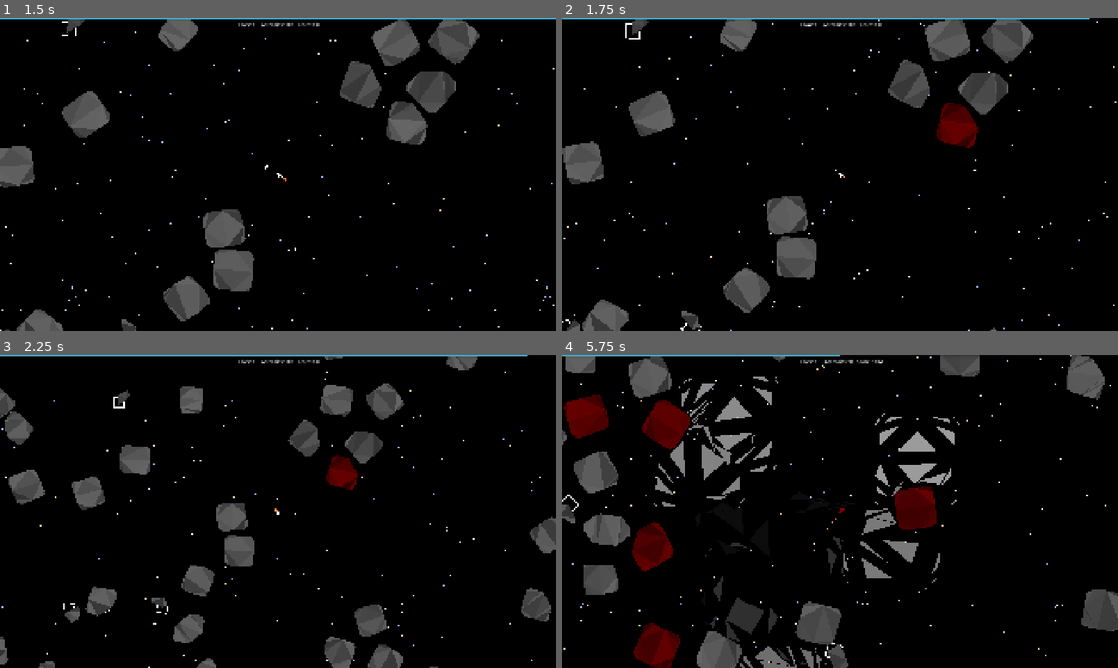
Above: before the commit, frames 1-4 (two rows, left to right).
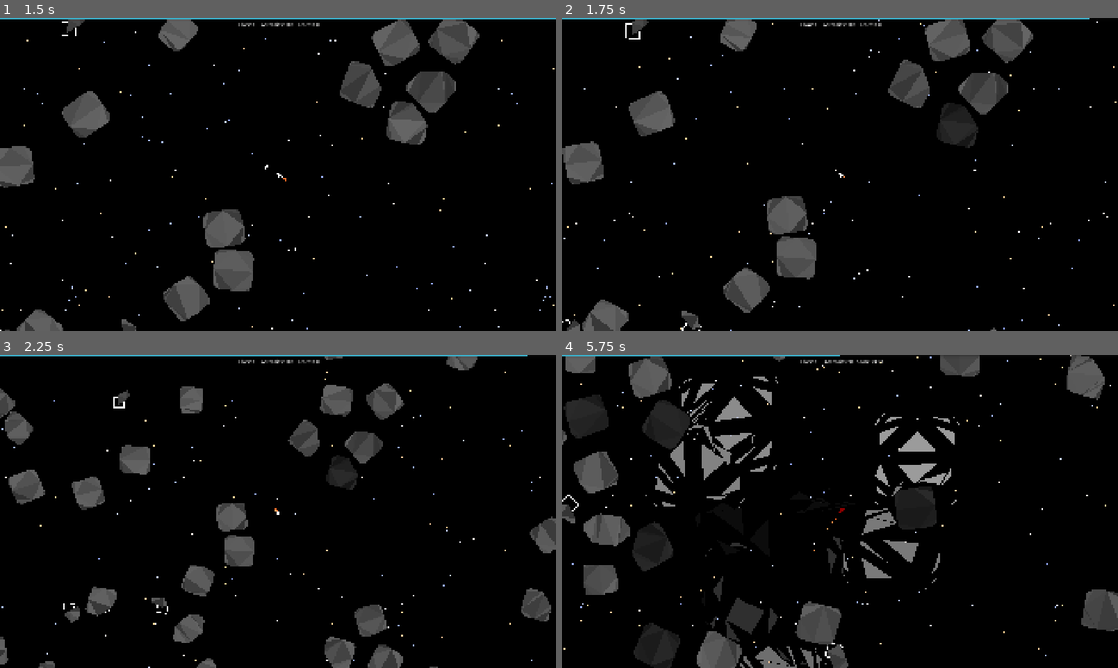
Above: after the commit, the same moments.

Repository: ProudFridge/Asteroids
Game: Godot game, scene res://scenes/game/game.tscn
Same seed, same stepped clock (60 frames per second), same inputs: the game is played once before the commit and once after it. Sound files missing from this copy of the repository are replaced by a short silence.
Inputs (mouse positions are in pixels of both pictures, inside the frame that each line leads up to):
- Up to frame 1 (1.5 s): tap Space (space) at 0.5, 0.8, 1.35 s; move the mouse to (400, 158) at 0.52 s; hold D (turn_right) 0.53-1.28 s; hold Shift (shift) 0.53-1.28 s; click (400, 158) at 0.67 s; move the mouse to (166, 190) at 1.27 s; hold S (backwards) from 1.28 s (still down)
- Up to frame 2 (1.75 s): keep holding S (backwards); tap Shift (shift) at 1.55 s
- Up to frame 3 (2.25 s): move the mouse to (333, 442) at 2.02 s; release S (backwards) at 2.03 s; hold D (turn_right) from 2.03 s (still down); hold Right mouse button (right_click) from 2.03 s (still down)
- Up to frame 4 (5.75 s): tap Space (space) at 2.3, 5.3 s; move the mouse to (812, 574) at 2.77 s; release D (turn_right) at 2.78 s; release Right mouse button (right_click) at 2.78 s; hold W (forwards) 2.78-3.53 s; tap Shift (shift) at 2.85, 4.55 s; click (812, 574) at 2.92 s; move the mouse to (1006, 558) at 3.52 s; hold Space (space) 3.53-4.28 s; hold A (turn_left) 3.53-5.03 s; move the mouse to (673, 464) at 4.27 s; tap Alt at 4.35 s; move the mouse to (867, 511) at 5.02 s; hold S (backwards) from 5.03 s (still down); hold Shift (shift) from 5.03 s (still down); click (867, 511) at 5.17 s

Frame 1 is identical in both runs. In frame 2, 0.8% of the frame differs, in the area x 67-75%, y 27-42%; in frame 3, 0.5%; in frame 4, 4.2%, in the area x 0-68%, y 1-100%.

Commit message:
Add AudioSingleton node and a few audio files

Diff:
--- a/project.godot
+++ b/project.godot
@@ -20,6 +20,7 @@
 Dev="*uid://cuk45t5ihah8"
 Global="*uid://b4b6j7xrtqeib"
 SwitcherSingleton="*uid://bkahmpa3ax8nu"
+AudioSingleton="*uid://d22scvq7ajy68"
 
 [debug]
 
--- a/scenes/asteroid/asteroid.gd
+++ b/scenes/asteroid/asteroid.gd
@@ -28,30 +28,40 @@
 	for t: Polygon2D in triangles:
 		add_child(t)
 
-
 func _draw() -> void:
 	# TODO: come back, polygon is supposed to fit inside the bounding box
 	draw_rect(Rect2(Vector2.ZERO, boundingBox), Color.WHITE, false, 5)
-	pass
 
 
 # TODO: maybe replace with a component and create a die() function
 func take_damage(damage: float) -> void:
 	health = health - damage
-	if health <= 0 && !hasShattered:
+	if health <= 0:
+		die()
+	modulate = Color.DIM_GRAY
+
+
+func die() -> void:
+	if !hasShattered:
 		shatter(true)
 		hasShattered = true
 		died.emit()
 		queue_free()
-	modulate = Color.RED
-
 
 func get_center() -> Vector2:
-	var center: Vector2 = Vector2.ZERO
+	var pCenter: Vector2 = Vector2.ZERO
 	for v: Vector2 in polygon:
-		center += v
-	center /= polygon.size()
-	return center
+		pCenter += v
+	pCenter /= polygon.size()
+	return pCenter
+
+#func _integrate_forces(state: PhysicsDirectBodyState2D) -> void:
+	#var collision: KinematicCollision2D = move_and_collide(Vector2.ZERO)
+	#
+	#if collision:
+		#var body: Node = collision.get_collider()
+		#if body is Asteroid:
+			#AudioSingleton.playSound("res://assets/sounds/shoot/laserShoot1.wav", collision.get_position())
 
 
 ## Shatters the polygon into multiple triangles
@@ -92,7 +102,7 @@
 ## Generates a convex polygon with n vertices
 ## taken from https://web.archive.org/web/20260416133431/https://cglab.ca/~sander/misc/ConvexGeneration/convex.html
 func generate_convex_polygon(n: int, boundingBox: Vector2) -> PackedVector2Array:
-	boundingBox = boundingBox
+	self.boundingBox = boundingBox
 
 	# Generate two lists of n random integers
 	var xCoords: Array[float] = []
--- a/scenes/asteroid/asteroid.tscn
+++ b/scenes/asteroid/asteroid.tscn
@@ -1,6 +1,7 @@
 [gd_scene format=3 uid="uid://bfp0qfjxvgdby"]
 
 [ext_resource type="Script" uid="uid://b6kpaxi6vlg2m" path="res://scenes/asteroid/asteroid.gd" id="1_phgi8"]
+[ext_resource type="AudioStream" uid="uid://dxbvgmrf4kfg7" path="res://assets/sounds/shoot/laserShoot.wav" id="2_j1t37"]
 
 [sub_resource type="PhysicsMaterial" id="PhysicsMaterial_3xj4h"]
 bounce = 0.2
@@ -21,3 +22,6 @@
 [node name="Polygon2D" type="Polygon2D" parent="." unique_id=250673396]
 z_index = -1
 color = Color(0.1785, 0.179025, 0.21, 1)
+
+[node name="AudioStreamPlayer2D" type="AudioStreamPlayer2D" parent="." unique_id=281265299]
+stream = ExtResource("2_j1t37")
--- a/scenes/asteroid_shard/asteroid_shard.gd
+++ b/scenes/asteroid_shard/asteroid_shard.gd
@@ -16,7 +16,7 @@
 	lifetime_timer.timeout.connect(_on_lifetimer_timer_timeout)
 
 
-func _process(delta: float) -> void:
+func _process(_delta: float) -> void:
 	polygon_2d.color.a = remap(lifetime_timer.time_left,0, lifetime_timer.wait_time, 0,1)
 
 
--- a/scenes/game/game.tscn
+++ b/scenes/game/game.tscn
@@ -142,13 +142,14 @@
 offset_bottom = 41.0
 grow_horizontal = 2
 
-[node name="BoostBar" type="ProgressBar" parent="Header/Header" unique_id=1686969542 node_paths=PackedStringArray("player")]
+[node name="BoostBar" type="ProgressBar" parent="Header/Header" unique_id=1686969542 node_paths=PackedStringArray("player", "gameManager")]
 custom_minimum_size = Vector2(0, 8)
 layout_mode = 2
 theme_override_styles/fill = SubResource("StyleBoxFlat_mikig")
 show_percentage = false
 script = ExtResource("12_5v6r0")
 player = NodePath("../../../Player")
+gameManager = NodePath("../../../Managers/GameManager")
 
 [node name="GameStats" type="MarginContainer" parent="Header/Header" unique_id=213812162]
 custom_minimum_size = Vector2(320, 0)
--- a/scenes/game/ui/asteroid_count_label.gd
+++ b/scenes/game/ui/asteroid_count_label.gd
@@ -8,5 +8,5 @@
 	asteroidManager.asteroid_removed.connect(_on_asteroid_manager_asteroid_removed)
 
 
-func _on_asteroid_manager_asteroid_removed() -> void:
+func _on_asteroid_manager_asteroid_removed(asteroid: Asteroid) -> void:
 	text = "Asteroids: " + str(asteroidManager.asteroidInstances.size())
--- a/scenes/game/ui/boost_bar.gd
+++ b/scenes/game/ui/boost_bar.gd
@@ -1,14 +1,18 @@
 extends ProgressBar
 
 @export var player: Player
+@export var gameManager: GameManager
 
 # Called when the node enters the scene tree for the first time.
 func _ready() -> void:
 	max_value = player.boostTime
 	value = player.currentBoostValue
+	#gameManager.boostIncreased.connect(_on_game_manager_boost_increased)
 
+#func _on_game_manager_boost_increased(newBoostValue: float) -> void:
+	#if player:
+		#value = newBoostValue
 
-# Called every frame. 'delta' is the elapsed time since the previous frame.
 func _physics_process(delta: float) -> void:
 	if player:
 		value = player.currentBoostValue
--- a/scenes/game/ui/score_label.gd
+++ b/scenes/game/ui/score_label.gd
@@ -9,6 +9,6 @@
 	asteroidManager.asteroid_removed.connect(_on_asteroid_manager_asteroid_removed)
 
 
-func _on_asteroid_manager_asteroid_removed() -> void:
-	score += 10
-	text = "Score: " + str(score)
+func _on_asteroid_manager_asteroid_removed(asteroid: Asteroid) -> void:
+	score += asteroid.mass
+	text = "Score: " + str(roundf(score))
--- a/scenes/managers/asteroid_manager/asteroid_manager.gd
+++ b/scenes/managers/asteroid_manager/asteroid_manager.gd
@@ -8,7 +8,7 @@
 var asteroidInstances: Array[Asteroid] = []
 
 signal asteroid_added
-signal asteroid_removed
+signal asteroid_removed(asteroid: Asteroid)
 
 # Called when the node enters the scene tree for the first time.
 func _ready() -> void:
@@ -40,4 +40,4 @@
 
 func _on_asteroid_death(asteroid: Asteroid) -> void:
 	asteroidInstances.erase(asteroid)
-	asteroid_removed.emit()
+	asteroid_removed.emit(asteroid)
--- a/scenes/managers/bullet_manager/bullet_manager.gd
+++ b/scenes/managers/bullet_manager/bullet_manager.gd
@@ -12,6 +12,7 @@
 
 func _physics_process(delta: float) -> void:
 	if  isCooldownDone && Input.is_action_pressed("space"):
+		AudioSingleton.playSound("res://assets/sounds/shoot/laserShoot.wav", shooter.position)
 		_instantiate_bullet()
 		isCooldownDone = false
 		get_tree().create_timer(cooldown).timeout.connect(func() -> void: isCooldownDone = true)
--- a/scenes/managers/bullet_manager/bullet_manager.tscn
+++ b/scenes/managers/bullet_manager/bullet_manager.tscn
@@ -1,6 +1,10 @@
 [gd_scene format=3 uid="uid://dekcesve6rso2"]
 
 [ext_resource type="Script" uid="uid://5b03u6nbfm1t" path="res://scenes/managers/bullet_manager/bullet_manager.gd" id="1_mhaau"]
+[ext_resource type="AudioStream" uid="uid://dxbvgmrf4kfg7" path="res://assets/sounds/shoot/laserShoot.wav" id="2_70daw"]
 
 [node name="BulletManager" type="Node" unique_id=1104816647]
 script = ExtResource("1_mhaau")
+
+[node name="AudioStreamPlayer2D" type="AudioStreamPlayer2D" parent="." unique_id=40799352]
+stream = ExtResource("2_70daw")
--- a/scenes/managers/game_manager/game_manager.gd
+++ b/scenes/managers/game_manager/game_manager.gd
@@ -10,6 +10,7 @@
 
 signal won
 signal lost
+#signal boostIncreased(newBoostValue: float)
 
 # Called when the node enters the scene tree for the first time.
 func _ready() -> void:
@@ -20,12 +21,14 @@
 	get_tree().paused = true
 
 
-func _on_asteroid_manager_asteroid_removed() -> void:
+func _on_asteroid_manager_asteroid_removed(asteroid: Asteroid) -> void:
 	# Add boost to the player whenever they destroy an asteroid
 	if player.currentBoostValue + player.boostRefill <= player.boostTime:
 		player.currentBoostValue += player.boostRefill
+		#boostIncreased.emit(player.currentBoostValue)
 	else:
 		player.currentBoostValue = player.boostTime
+		#boostIncreased.emit(player.currentBoostValue)
 
 	if asteroidManager.asteroidInstances.size() <= 0:
 		won.emit()
--- a/scenes/player/player.gd
+++ b/scenes/player/player.gd
@@ -46,7 +46,7 @@
 	self.body_entered.connect(_on_body_entered)
 	damage_timer.timeout.connect(_on_damage_timer_timeout)
 
-func _integrate_forces(state: PhysicsDirectBodyState2D) -> void:
+func _integrate_forces(_state: PhysicsDirectBodyState2D) -> void:
 	var collision: KinematicCollision2D = move_and_collide(Vector2.ZERO)
 	if collision:
 		var collisionPosition : Vector2 = collision.get_position()
@@ -75,11 +75,13 @@
 	var direction : float = Input.get_axis("backwards", "forwards")
 	var rotDir : float = Input.get_axis("turn_left", "turn_right")
 
-	if direction && Input.is_action_pressed("shift"):
+	if direction && Input.is_action_pressed("shift") && currentBoostValue != 0:
 		isBoostActivated = true
 		if currentBoostValue > boostDepletion * delta:
 			currentAccel = boostAccel
 			currentBoostValue -= boostDepletion * delta
+		else:
+			currentBoostValue = 0
 	else:
 		isBoostActivated = false
 		currentAccel = accel
@@ -98,6 +100,7 @@
 func _on_body_entered(body: Node) -> void:
 	if body is Asteroid and damage_timer.is_stopped():
 		lives -= 1
+		AudioSingleton.playSound("res://assets/sounds/hurt/hitHurt.wav", position)
 		health_lost.emit(lives)
 		if lives <= 0:
 			died.emit()
--- /dev/null
+++ b/singletons/audio_singleton/audio_singleton.gd
@@ -0,0 +1,14 @@
+extends Node
+## Intended to be used as a singleton
+
+
+func playSound(path: String, position: Vector2) -> void:
+	var audioStreamPlayer: AudioStreamPlayer2D = AudioStreamPlayer2D.new()
+	audioStreamPlayer.stream = AudioStreamWAV.load_from_file(path, {"force/max_rate": true, "force/max_rate_hz": 11025})
+	audioStreamPlayer.position = position
+	add_child(audioStreamPlayer)
+
+	#audioStreamPlayer.volume_db = 10
+	audioStreamPlayer.play()
+
+	audioStreamPlayer.finished.connect(func() -> void: audioStreamPlayer.queue_free())
--- a/singletons/sound_singleton.gd
+++ /dev/null
@@ -1,11 +0,0 @@
-extends Node
-
-
-# Called when the node enters the scene tree for the first time.
-func _ready() -> void:
-	pass # Replace with function body.
-
-
-# Called every frame. 'delta' is the elapsed time since the previous frame.
-func _process(delta: float) -> void:
-	pass
Not shown, added: assets/sounds/hurt/hitHurt.wav.import
Not shown, added: assets/sounds/shoot/laserShoot.wav.import
Not shown, added: assets/sounds/shoot/laserShoot1.wav.import
Not shown, added: assets/sounds/shoot/laserShoot2.wav.import
Renamed: singletons/sound_singleton.gd.uid -> singletons/audio_singleton/audio_singleton.gd.uid
Not shown, added: assets/sounds/hurt/hitHurt.wav
Not shown, added: assets/sounds/shoot/laserShoot.wav
Not shown, added: assets/sounds/shoot/laserShoot1.wav
Not shown, added: assets/sounds/shoot/laserShoot2.wav
